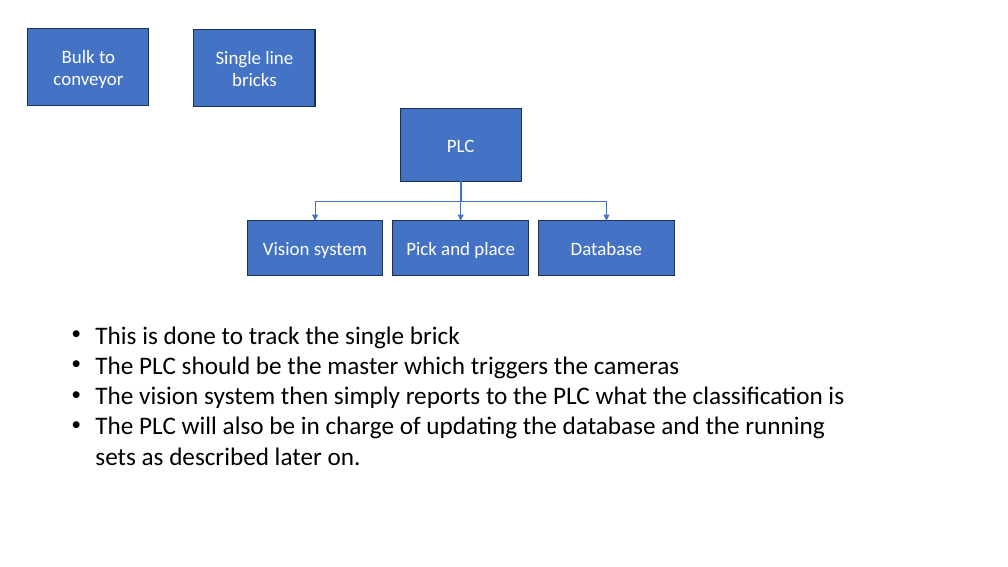
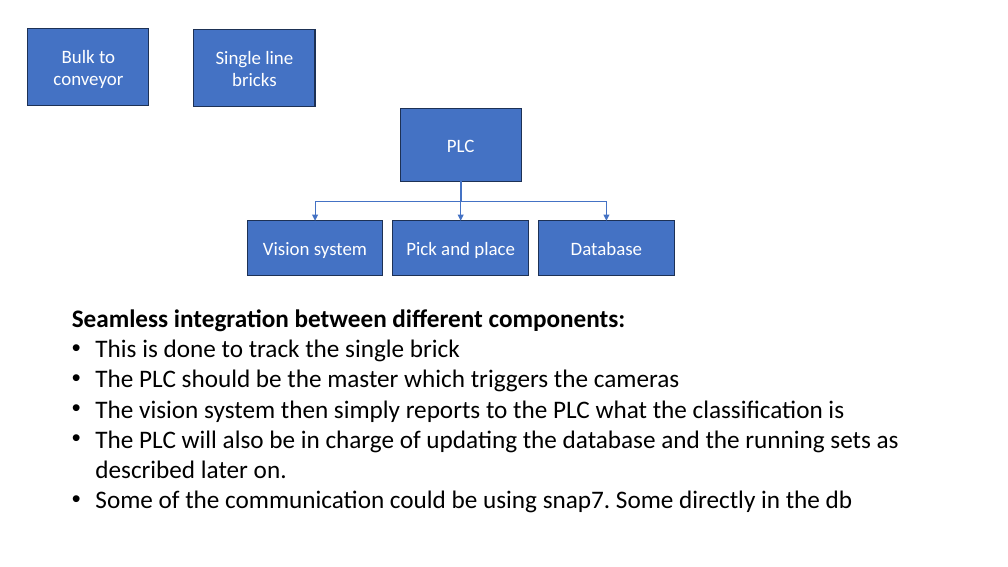
Before and after one commit to GitJakobE/Lego_case, a slide deck: slide 2 of docs/Lego case assignment.pptx. Drawn at 1008x567 pixels with LibreOffice and Linux fonts; fonts in the diff are those of the drawing. Boxes give left, top, right and bottom in pixels: in the first picture for what was removed or moved away, otherwise in the second. Text is boxed around its words. In the diff, an @@ line names an element or a change of style, - is before the commit and + after.

Commit message:
update of the powerpoint

```diff
--- a/docs/Lego case assignment.pptx
+++ b/docs/Lego case assignment.pptx
@@ text "Seamless integration between different components:": place and size @@
-text "Seamless integration between different components:" at bbox=[95, 326, 844, 466]
+text "Seamless integration between different components:" at bbox=[72, 309, 899, 513]
@@ text at bbox=[72, 309, 626, 332]: paragraph added @@
+Seamless integration between different components:
@@ text at bbox=[95, 490, 852, 513]: paragraph added @@
+• Some of the communication could be using snap7. Some directly in the db
```
Also in this commit, not shown: 1 other slide changed, 2 slides added.
